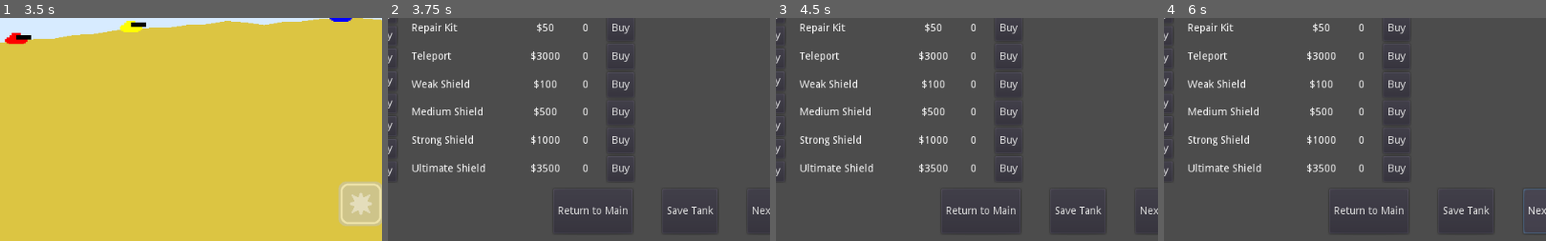
Above: before the commit, frames 1-4 (left to right).
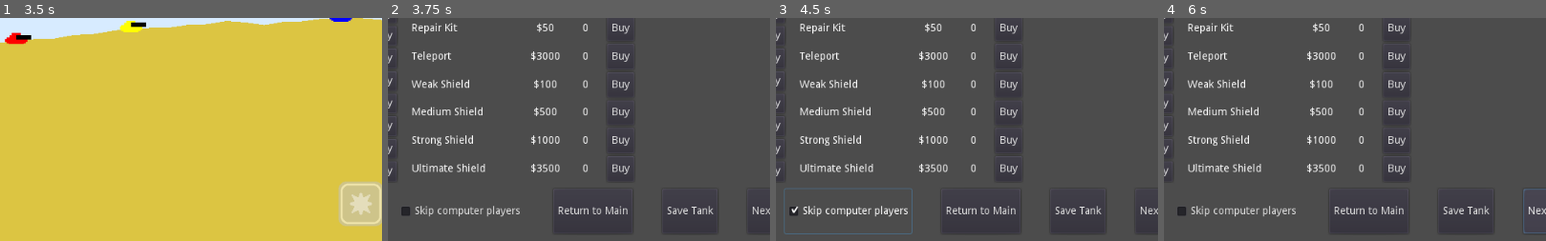
Above: after the commit, the same moments.

Repository: Arc676/Tanks-Godot
Game: Godot game, scene res://Scenes/Screens/Main Menu.tscn
Same seed, same stepped clock (60 frames per second), same inputs: the game is played once before the commit and once after it.
Inputs (mouse positions are % of the whole screen's width and height, from its top left):
- Up to frame 1 (3.5 s): click (20, 18) at 0.52 s; type "Alex" at 0.6 s; click (20, 70) at 0.75 s; type "Alex" at 0.83 s; click (65, 18) at 0.98 s; type "Alex" at 1.07 s; click (65, 70) at 1.27 s; type "Alex" at 1.35 s; click "Start Game" at 2 s; click "SFX" at 2.75 s
- Up to frame 2 (3.75 s): click "Draw Game" at 3.5 s
- Up to frame 3 (4.5 s): click (57, 93) at 4.25 s, where only the run after the commit has a clickable "Skip computer players"
- Up to frame 4 (6 s): click (57, 93) at 5 s, where only the run after the commit has a clickable "Skip computer players"; click "Next" at 5.75 s
The pictures show only the part of the screen within x 48-98%, y 50-100%; the shares and areas given below are measured in that part.

Frame 1 is identical in both runs. In frame 2, 0.6% of the frame differs, in the area x 3-35%, y 84-90%; in frame 3, 0.8%, in the area x 2-36%, y 76-98%; in frame 4, 0.6%.

Commit message:
Can skip CC tanks in store

Diff:
--- a/Scenes/Screens/Store.tscn
+++ b/Scenes/Screens/Store.tscn
@@ -102,6 +102,12 @@
 "_edit_use_anchors_": false
 }
 
+[node name="Skip CCs" type="CheckBox" parent="Controls"]
+margin_left = 502.0
+margin_right = 672.0
+margin_bottom = 60.0
+text = "Skip computer players"
+
 [node name="Back to Main" type="Button" parent="Controls"]
 margin_left = 712.0
 margin_right = 818.0
@@ -119,6 +125,7 @@
 margin_right = 1014.0
 margin_bottom = 60.0
 text = "Next"
+
 [connection signal="pressed" from="Controls/Back to Main" to="." method="backToMain"]
 [connection signal="pressed" from="Controls/Save" to="." method="saveTank"]
 [connection signal="pressed" from="Controls/Next Player" to="." method="nextPlayer"]
--- a/Scripts/Screens/Store.gd
+++ b/Scripts/Screens/Store.gd
@@ -21,6 +21,8 @@
 onready var weapons = $Categories/Weapons
 onready var upgrades = $Categories/Items/Upgrades
 onready var items = $Categories/Items/Items
+
+onready var skipCCs = $"Controls/Skip CCs"
 
 var currentPlayer = 0
 
@@ -59,7 +61,21 @@
 		items.add_child(entry)
 		itemSetup(entry, name, "Item", data["price"])
 
-	setPlayer(0)
+	skipCCs.pressed = Globals.gameSettings["storeSkipCCs"]
+
+	var shouldSkip = false
+	if skipCCs.pressed:
+		var humansExist = false
+		for player in Globals.players:
+			if !player.isCC:
+				humansExist = true
+				break
+		shouldSkip = Globals.players[0].isCC and humansExist
+
+	if shouldSkip:
+		nextPlayer()
+	else:
+		setPlayer(0)
 
 func refreshBalance():
 	$"Player Stats/Player Money".text = "($%d)" % Globals.players[currentPlayer].money
@@ -76,10 +92,16 @@
 	if player.isCC:
 		player.makePurchases()
 	if currentPlayer + 1 >= len(Globals.players):
+		Globals.gameSettings["storeSkipCCs"] = skipCCs.pressed
+		Globals.saveSettings()
 		tree.change_scene("res://Scenes/Screens/Game.tscn")
 	else:
 		currentPlayer += 1
-		setPlayer(currentPlayer)
+		player = Globals.players[currentPlayer]
+		if player.isCC and skipCCs.pressed:
+			nextPlayer()
+		else:
+			setPlayer(currentPlayer)
 
 func saveTank():
 	Globals.players[currentPlayer].writeToDisk()
--- a/Scripts/Singletons/Globals.gd
+++ b/Scripts/Singletons/Globals.gd
@@ -24,6 +24,7 @@
 }
 
 var gameSettings = {
+	"storeSkipCCs" : false,
 	"wind" : WIND_SETTING.RANDOM_WIND,
 	"teams" : false,
 	"sfx" : true,
